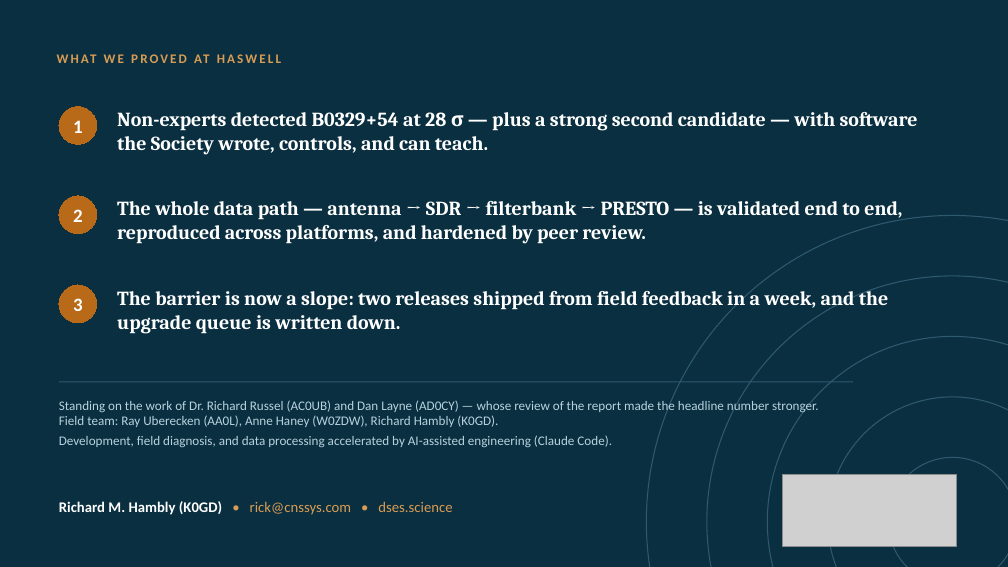
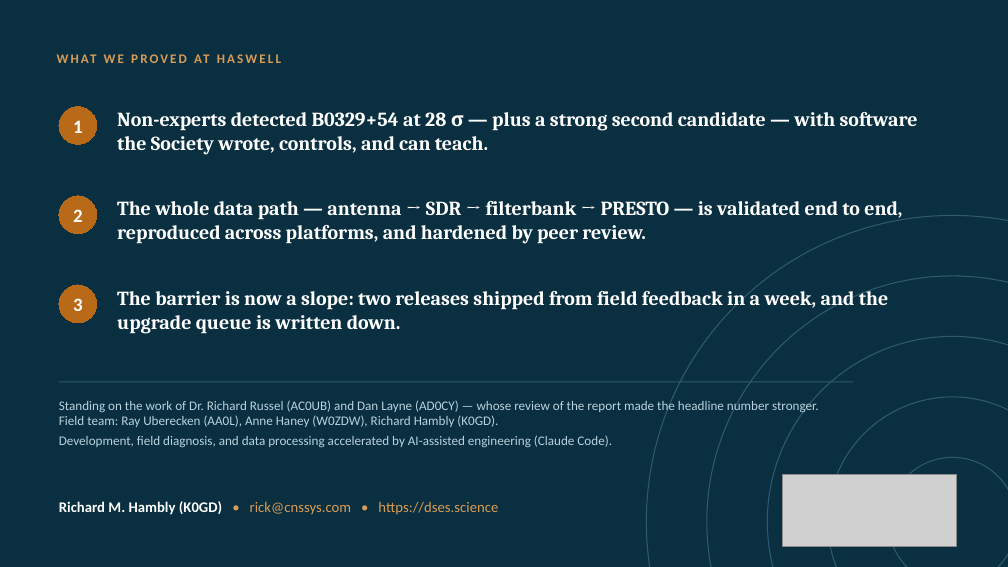
Before and after one commit to K0GD/dses-workbench, a slide deck: slide 17 of reports/sara-2026/Lowering_the_Barrier_to_Radio_Astronomy_SARA_2026.pptx (slide 16 before the commit). Drawn at 1008x567 pixels with LibreOffice and Linux fonts; fonts in the diff are those of the drawing; grey boxes stand for pictures. Boxes give left, top, right and bottom in pixels: in the first picture for what was removed or moved away, otherwise in the second. Text is boxed around its words. In the diff, an @@ line names an element or a change of style, - is before the commit and + after.

Commit message:
SARA deck: Rick's manual revision in PowerPoint — .pptx is now the master
Hand-edited (slide inserted, manual page numbers removed). From here on,
content changes go into PowerPoint, not build_deck.js; the generator is
history (its clobber guard now protects this file).

```diff
--- a/reports/sara-2026/Lowering_the_Barrier_to_Radio_Astronomy_SARA_2026.pptx
+++ b/reports/sara-2026/Lowering_the_Barrier_to_Radio_Astronomy_SARA_2026.pptx
@@ text at (59, 501, 498, 515): text changed @@
-Richard M. Hambly (K0GD) • rick@cnssys.com • dses.science
+Richard M. Hambly (K0GD) • rick@cnssys.com • https://dses.science
```
Also in this commit, not shown: 15 other slides changed, 1 slide added.
